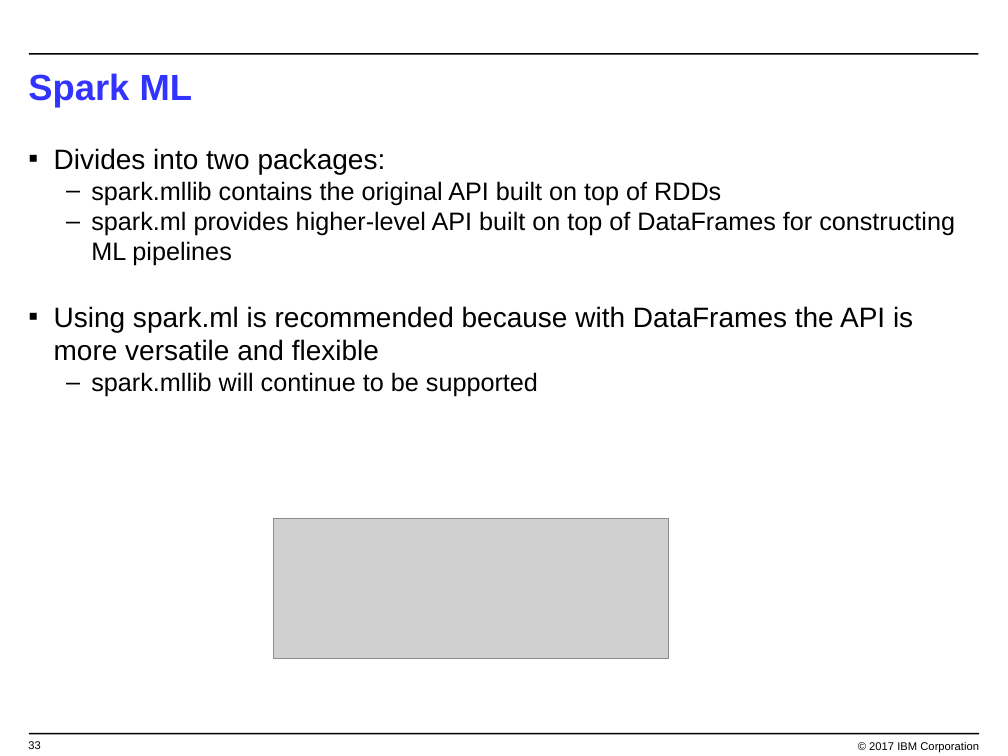
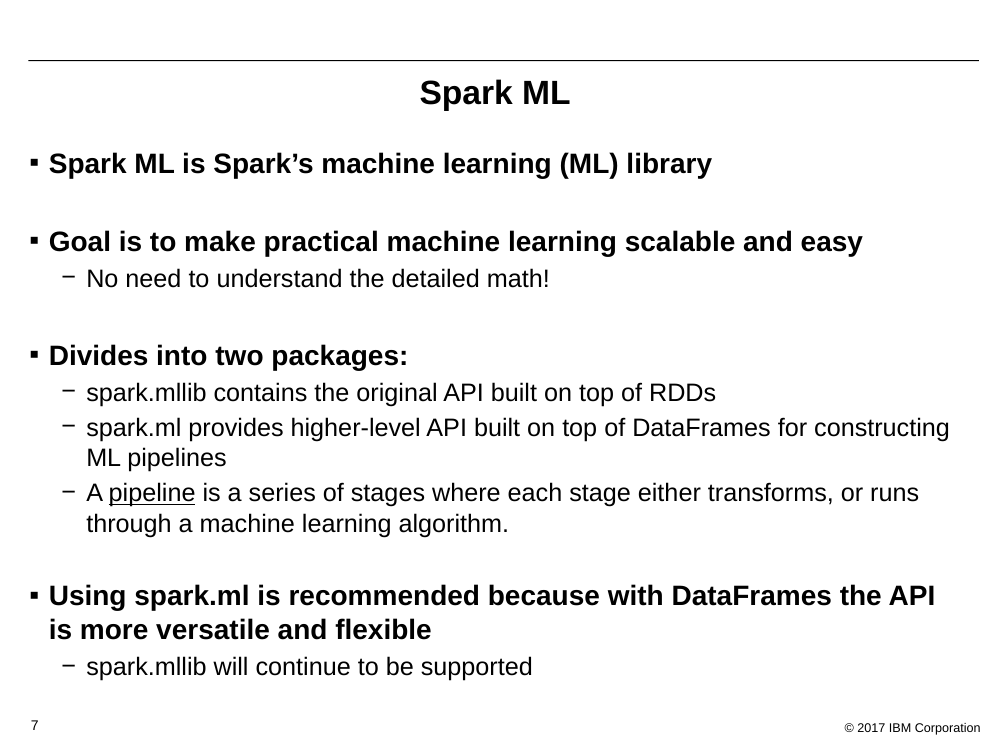
Before and after one commit to bleonardb3/Proof-of-Technology, a slide deck: slide 7 of DSX/Lab-2/Lab2-MachineLearning.pptx (slide 33 before the commit). Drawn at 1008x756 pixels with LibreOffice and Linux fonts; fonts in the diff are those of the drawing; grey boxes stand for pictures; background and template pictures are left out. Boxes give left, top, right and bottom in pixels: in the first picture for what was removed or moved away, otherwise in the second. Text is boxed around its words. In the diff, an @@ line names an element or a change of style, - is before the commit and + after.

```diff
--- a/DSX/Lab-2/Lab2-MachineLearning.pptx
+++ b/DSX/Lab-2/Lab2-MachineLearning.pptx
@@ line moved from (29, 53) - (979, 53) to (28, 60) - (979, 60) @@
@@ line (28, 60) - (979, 60): stroke #000000 1 pt to #000000 0.75 pt @@
@@ title "Spark ML": place and size @@
-title "Spark ML" at [28,73,193,108]
+title "Spark ML" at [420,79,571,111]
@@ title "Spark ML" at [420,79,571,111]: size 26 to 24 pt, text colour #3333FF to #000000; alignment left to centre @@
@@ text at [49,152,863,288]: paragraphs added @@
+▪ Spark ML is Spark’s machine learning (ML) library
+▪ Goal is to make practical machine learning scalable and easy
+  − No need to understand the detailed math!
@@ text at [49,344,950,681]: bold on in "Divides into two packages:", "Using spark.ml is recommended because with DataFrames ..."; indent changed; more space between paragraphs; bullet – to − @@
@@ text at [86,482,919,537]: paragraph added @@
+  − A pipeline is a series of stages where each stage either transforms, or runs through a machine learning algorithm.
@@ picture removed at [274,518,669,659] @@
@@ text "© 2017 IBM Corporation": place and size @@
-text "© 2017 IBM Corporation" at [869,742,979,752]
+text "© 2017 IBM Corporation" at [857,723,981,735]
@@ text "© 2017 IBM Corporation" at [857,723,981,735]: size 8 to 9 pt @@
@@ page number removed at [28,741,40,749] @@
-33
@@ line removed from (29, 734) to (979, 734) @@
@@ page number added at [31,720,39,730], 10 pt, text #000000 @@
+7
```
Also in this commit, not shown: 9 other slides changed, 3 slides added, 3 slides removed.
